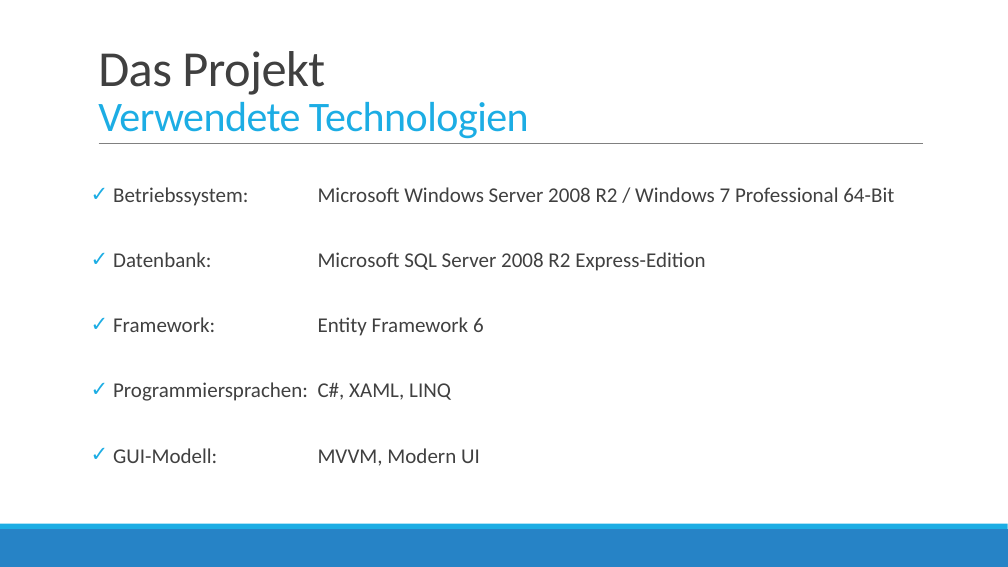
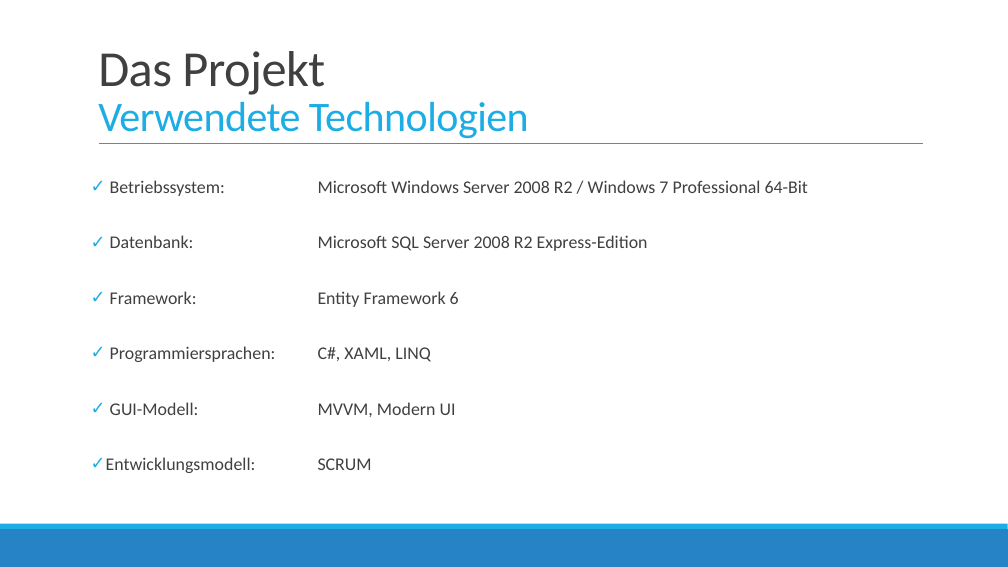
Before and after one commit to bboecherer/SailingSchoolManagerWPF, a slide deck: slide 14 of Docs/Zwischenpraesentation/Präsentation Projekt.pptx. Drawn at 1008x567 pixels with LibreOffice and Linux fonts; fonts in the diff are those of the drawing. Boxes give left, top, right and bottom in pixels: in the first picture for what was removed or moved away, otherwise in the second. Text is boxed around its words. In the diff, an @@ line names an element or a change of style, - is before the commit and + after.

```diff
--- a/Docs/Zwischenpraesentation/Präsentation Projekt.pptx
+++ b/Docs/Zwischenpraesentation/Präsentation Projekt.pptx
@@ text at (110,180,808,417): size 20 to 17 pt in "Betriebssystem: Microsoft Windows Server 2008 R2 / ...", "Datenbank: Microsoft SQL Server 2008 R2 Express-Edition", "Framework: Entity Framework 6", "Programmiersprachen: C#, XAML, LINQ" and 1 more places; line spacing 2 to 1.9 @@
@@ text at (106,457,372,473): paragraph added @@
+✓ Entwicklungsmodell: SCRUM
```
Also in this commit, not shown: 11 other slides changed, 6 slides added, 1 slide removed.
